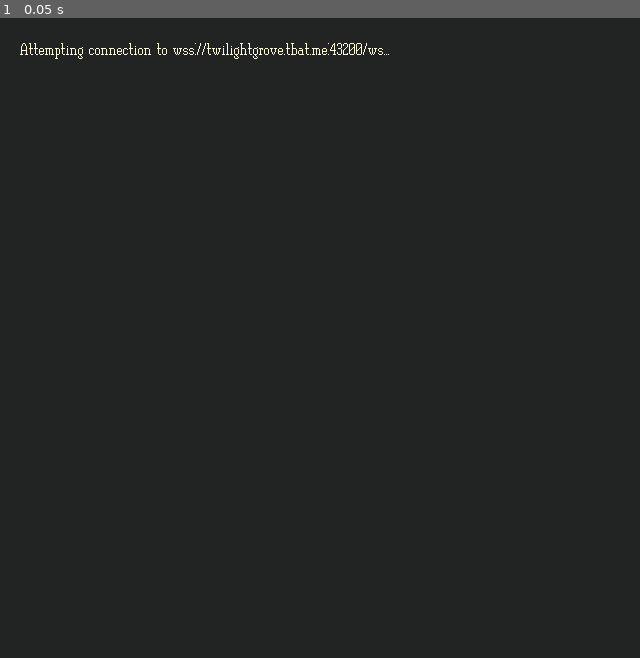
Above: before the commit, frame 1.
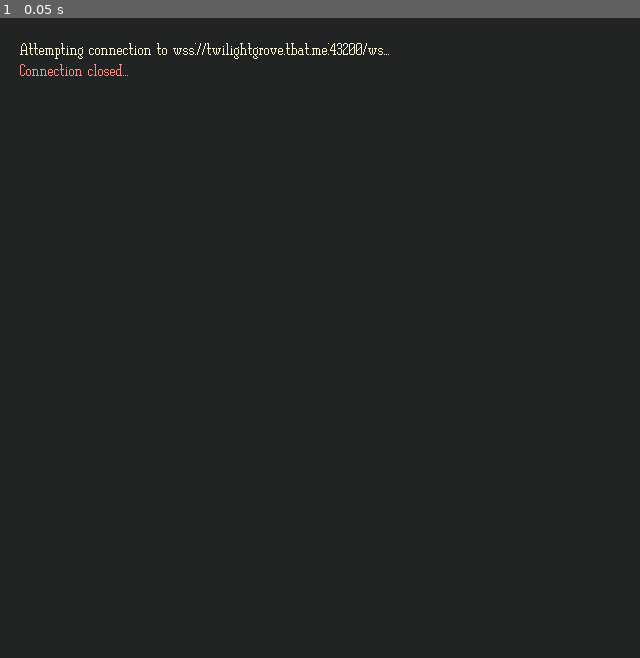
Above: after the commit, the same moment.

Repository: tristanbatchler/TwilightGroveOnline
Game: Godot game, scene res://main.tscn
Two runs of this game, one before a commit and one after it. Both use one fixed random seed, a clock stepped at 60 frames per second and the inputs below.
Inputs:
- Up to frame 1 (0.05 s): no input

The runs differ from the first frame. In frame 1, less than 0.1% of the frame differs, in the area x 3-20%, y 7-10%.

Commit message:
Fix the mobile movement so player is actually in center of screen

Diff:
--- a/client/objects/actor/actor.gd
+++ b/client/objects/actor/actor.gd
@@ -89,7 +89,7 @@
 	if event.is_action_pressed("left_click"):
 		_left_click_held = true
 
-		var pos_diff := _get_mouse_diff_from_center_of_screen()
+		var pos_diff := _get_mouse_diff_from_player_pos()
 		if pos_diff.length_squared() < 400:
 			var ground_item := _get_ground_item_standing_on()
 			if ground_item != null:
@@ -117,15 +117,14 @@
 	if _left_click_held and _at_target():
 		print("Starting move")
 
-		var pos_diff := _get_mouse_diff_from_center_of_screen()
+		var pos_diff := _get_mouse_diff_from_player_pos()
+		if pos_diff.length_squared() > 400:
+			var strongest_dir: Vector2 = argmax(
+				[Vector2.RIGHT,       Vector2.DOWN,        Vector2.LEFT,         Vector2.UP          ],
+				[maxf(pos_diff.x, 0), maxf(pos_diff.y, 0), maxf(-pos_diff.x, 0), maxf(-pos_diff.y, 0)]
+			)
 
-		var strongest_dir: Vector2 = argmax(
-			[Vector2.RIGHT,       Vector2.DOWN,        Vector2.LEFT,         Vector2.UP          ],
-			[maxf(pos_diff.x, 0), maxf(pos_diff.y, 0), maxf(-pos_diff.x, 0), maxf(-pos_diff.y, 0)]
-		)
-
-		# If the strongest direction was only small, register that as a click on ourselves, which means pickup item
-		move_and_send(strongest_dir)
+			move_and_send(strongest_dir)
 
 func _at_target() -> bool:
 	return position.distance_squared_to(target_pos) <= 0.1
@@ -176,7 +175,6 @@
 	pickup_ground_item_request.set_ground_item_id(ground_item_id)
 	WS.send(packet)
 
-func _get_mouse_diff_from_center_of_screen() -> Vector2:
-	var mouse_pos := _camera.get_global_mouse_position()
-	var screen_center := _camera.get_screen_center_position()
-	return mouse_pos - screen_center
+func _get_mouse_diff_from_player_pos() -> Vector2:
+	var mouse_pos := _camera.get_local_mouse_position()
+	return mouse_pos
Not shown, changed: README.md
